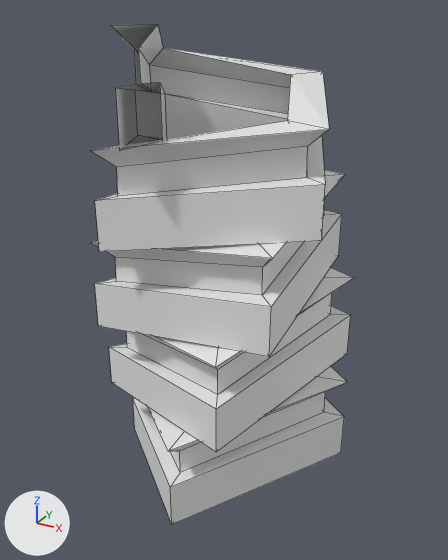
Renders of the Blender file hand-tool/uncut spring.blend from each side of a commit.
Before and after are seen from a camera (50 mm lens) standing at (54.7, -100.3, 78.5) and looking at (-0.2, -0.4, 28.5). The lights are fixed; the arrows at lower left show +X, +Y and +Z. Mesh edges are drawn as thin lines.

Names of what the first picture shows: 'screw'.
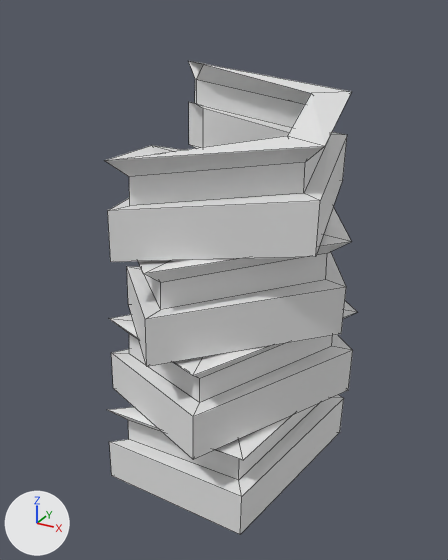
Diff of the bpy script that builds the scene:
```diff
--- a/hand-tool/uncut spring.blend.py
+++ b/hand-tool/uncut spring.blend.py
@@ ob_screw @@
 ob_screw.location = (0.0, 0.0, -10.7)
+ob_screw.rotation_euler = (-0.00307, 0.0189, 0.698)  # degrees (-0.2, 1.1, 40)
 _m = ob_screw.modifiers.new('Screw', 'SCREW')
-_m.steps = 38
-_m.angle = 26.53
-_m.screw_offset = 76.0
+_m.steps = 34
+_m.angle = 23.74
+_m.screw_offset = 68.0
 _m.merge_threshold = 0.0
```

Pixel boxes [x1, y1, x2, y2] of what changed, in the pictures (448 x 560 px):
'screw', turned, modifiers changed: before [91, 24, 354, 524]; after [104, 61, 357, 534]
